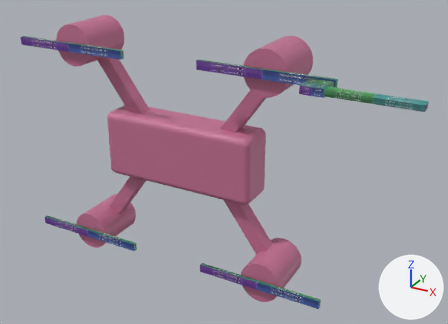
One commit to the glTF model src/main/resources/models/drone.gltf: the scene before it, then after it.
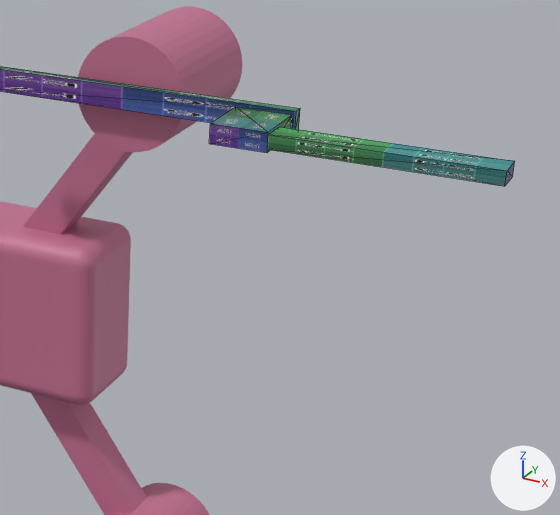
Each version is shown whole from a 50 mm lens placed at (228.2, -352.9, 176.0), pointed at (44.6, -19.1, 9.1), then close up on the part from 47% to 100% of the width and 10% to 78% of the height. The axes (+X, +Y, +Z) are drawn at lower right. The lights are the same throughout. The close-ups show mesh edges as thin lines. Where no turn or scale is listed for an object, it has been applied to the vertices. Vertices at the same position are counted once.

In view in the first close-up: 'Cube', 'Cube.001', 'body', 'propeller.3'.
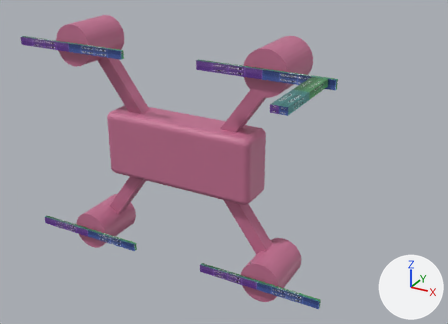
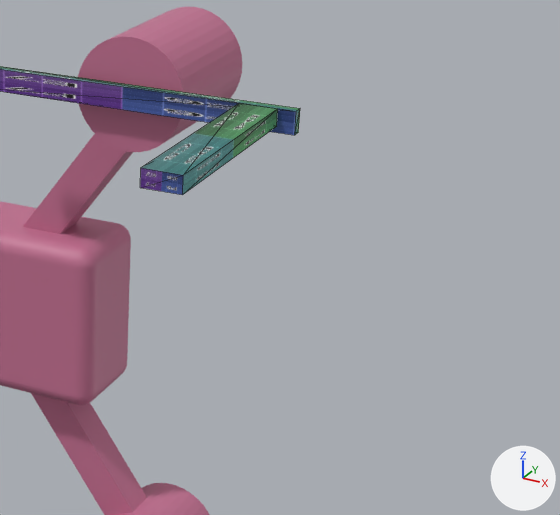
The newer file is also rescaled (x0.1), turned or shifted as a whole; pictures and numbers use the older file's frame.

What the commit changed:
me_cube has 8 vertices, 12 faces and spans x -7.1..7.1, y -8.0..8.0, z -2.5..2.5.
me_cube is used by ob_cube; location (112.7, -35.6, 74.8).
me_cube part 1: the whole mesh is scaled about its middle by (0.682, 3.51, 0.883), then moved by (-1.4, -20.2, 1.3).
Object 'Cube.001' (ob_cube_001) is deleted.

Pixel boxes [x1, y1, x2, y2] of what changed, in the close-ups (560 x 515 px):
'Cube', mesh rescaled (65% wider, 98% taller): before [209, 107, 292, 153]; after [140, 103, 278, 195]
'Cube.001', deleted: before [267, 127, 515, 186]
